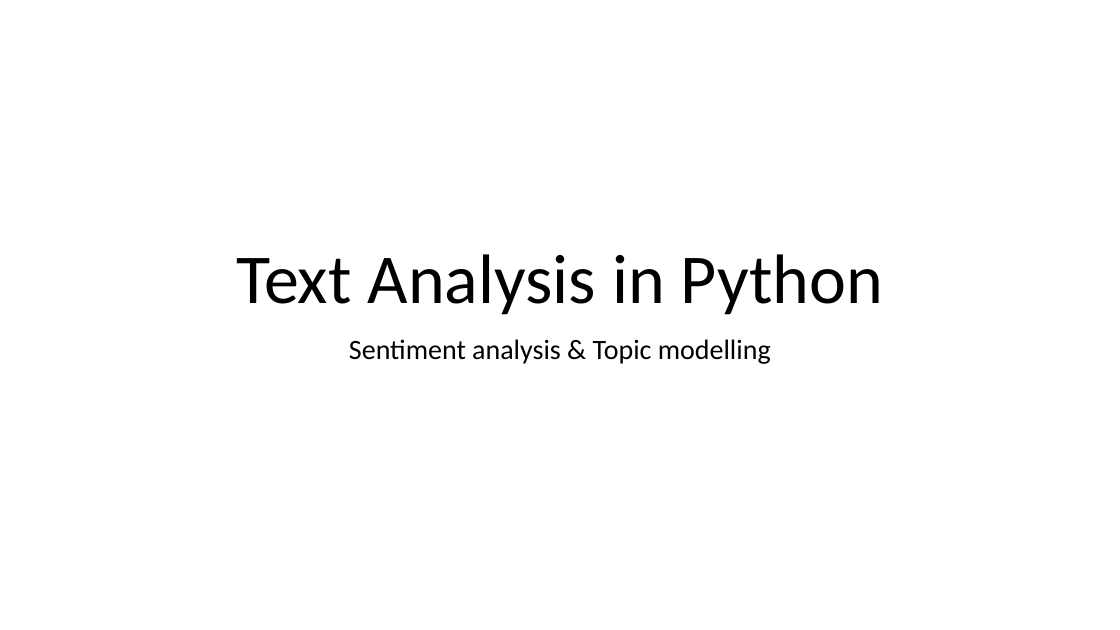
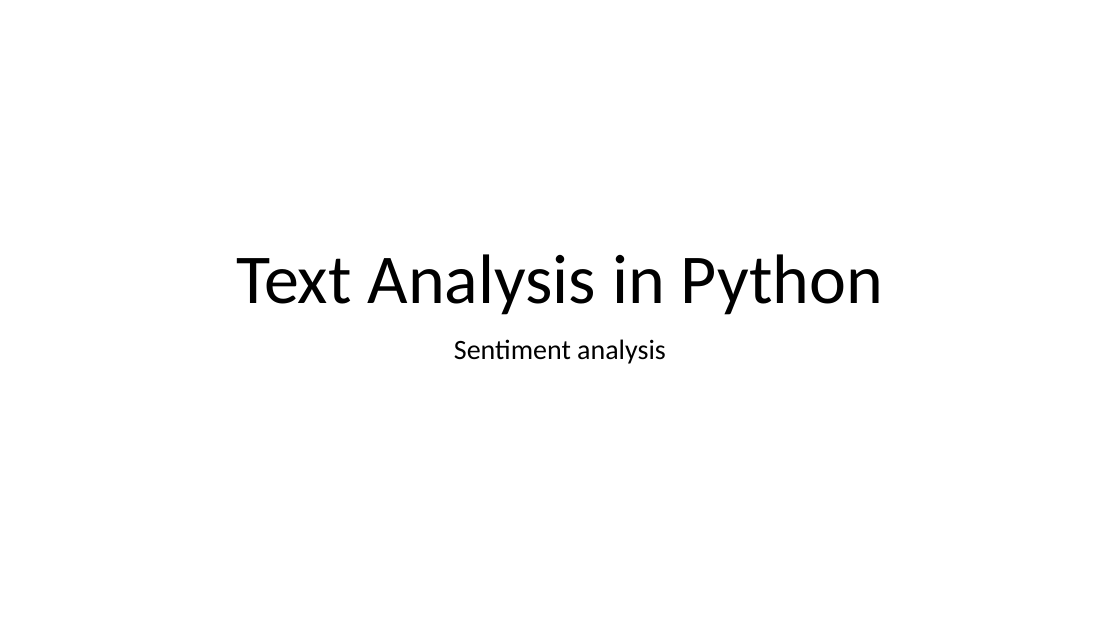
Before and after one commit to theresa-leehq/text-analysis-draft, a slide deck: slide 1 of Text Analysis in Python.pptx. Drawn at 1120x630 pixels with LibreOffice and Linux fonts; fonts in the diff are those of the drawing. Boxes give left, top, right and bottom in pixels: in the first picture for what was removed or moved away, otherwise in the second. Text is boxed around its words. In the diff, an @@ line names an element or a change of style, - is before the commit and + after.

Commit message:
Add files via upload
Removed topic modelling, updated Powerpoint slides, added more data.

```diff
--- a/Text Analysis in Python.pptx
+++ b/Text Analysis in Python.pptx
@@ subtitle at [454,339,666,364]: text changed @@
-Sentiment analysis & Topic modelling
+Sentiment analysis
```
Also in this commit, not shown: 3 other slides changed, 26 slides added, 4 slides removed, 2 other files.
